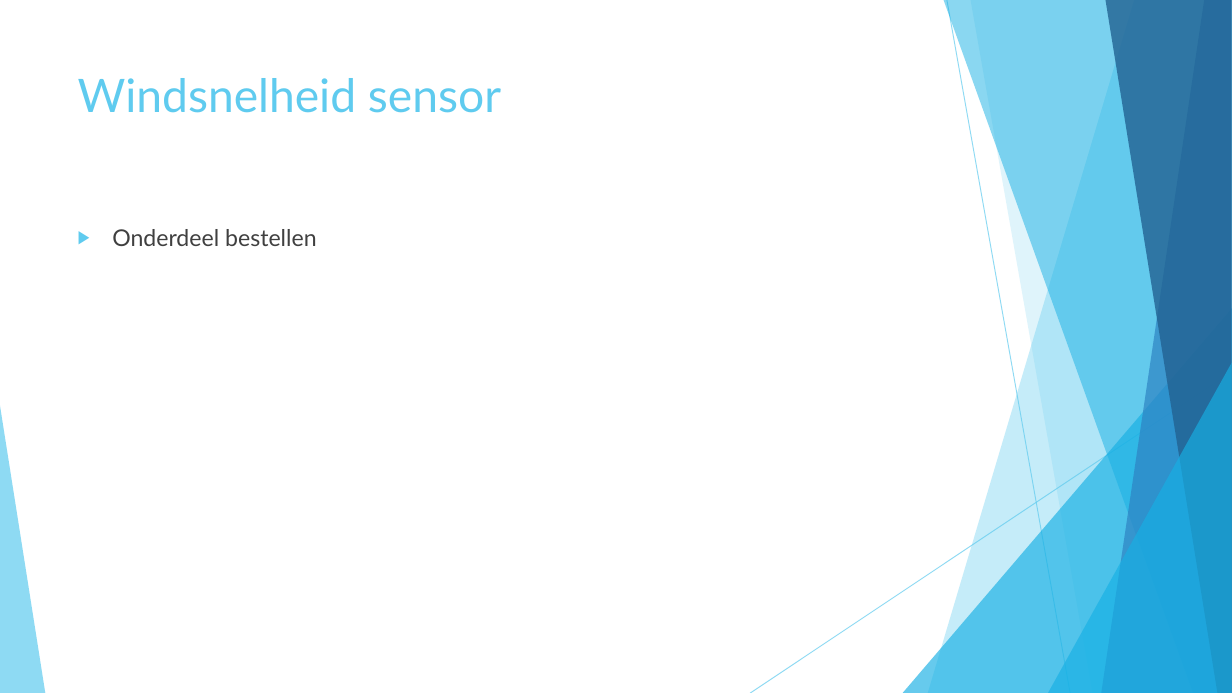
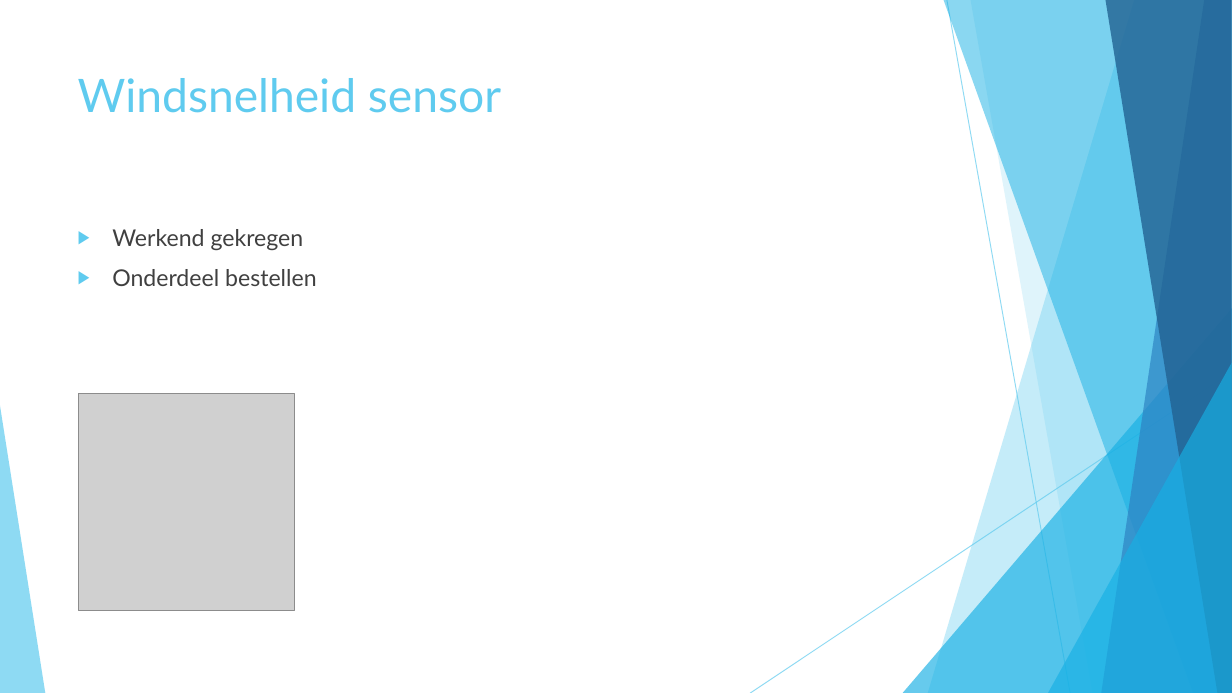
Before and after one commit to merelvdleeden/plastic_vanger, a slide deck: slide 5 of documentatie/scrum presentaties/sprint 4.pptx. Drawn at 1232x693 pixels with LibreOffice and Linux fonts; fonts in the diff are those of the drawing; grey boxes stand for pictures. Boxes give left, top, right and bottom in pixels: in the first picture for what was removed or moved away, otherwise in the second. Text is boxed around its words. In the diff, an @@ line names an element or a change of style, - is before the commit and + after.

```diff
--- a/documentatie/scrum presentaties/sprint 4.pptx
+++ b/documentatie/scrum presentaties/sprint 4.pptx
@@ text at [112,229,304,250]: paragraph added @@
+▶ Werkend gekregen
@@ picture added at [79,394,295,610] @@
```
Also in this commit, not shown: 4 other slides changed.
